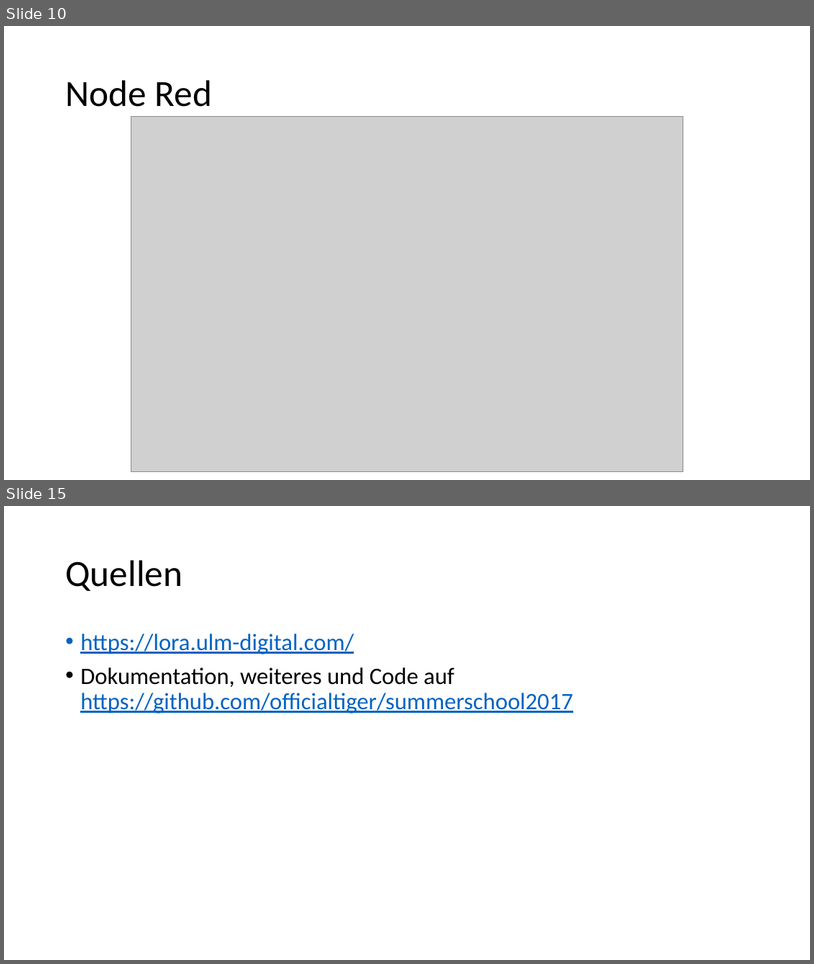
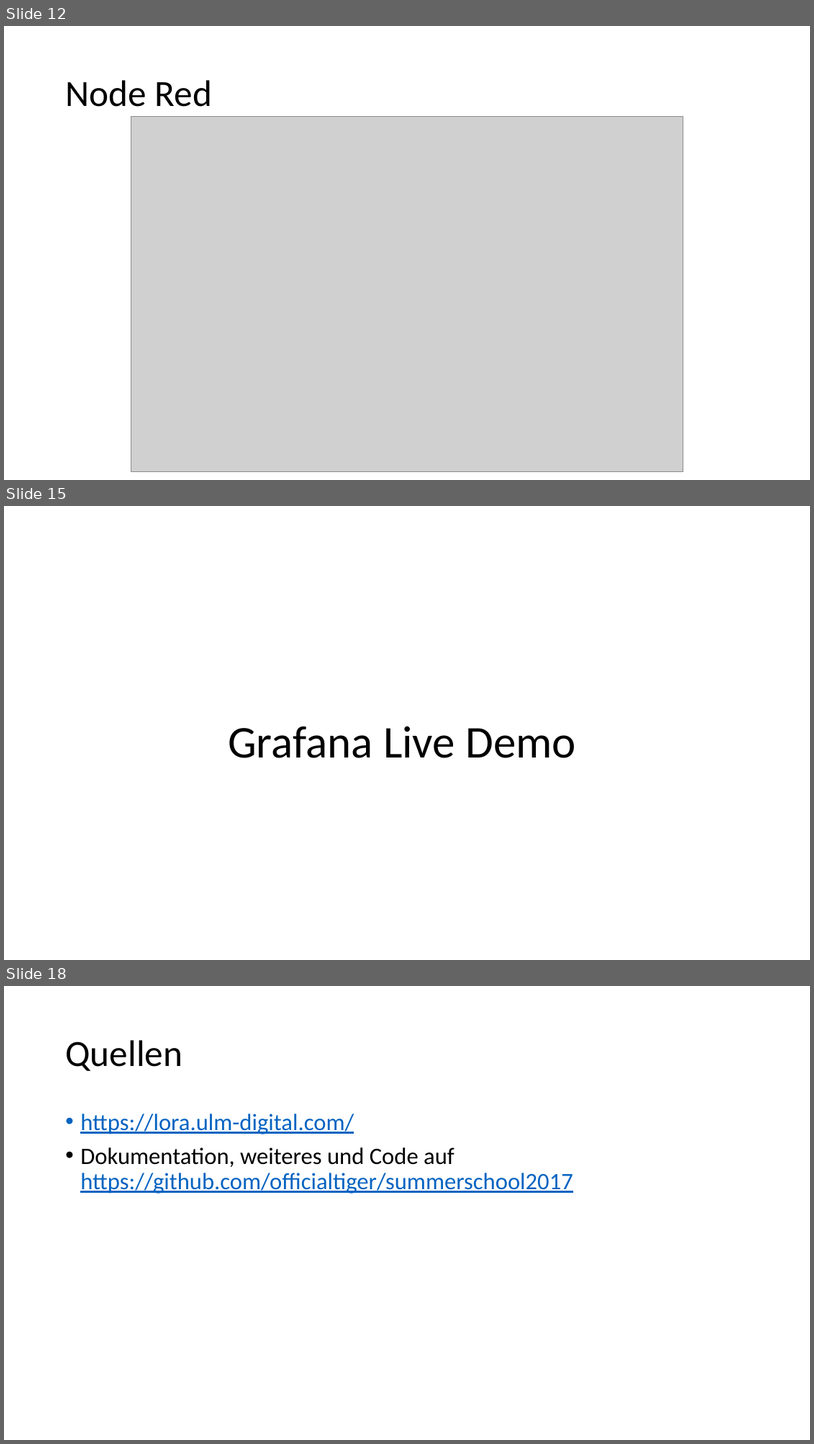
Before and after one commit to wh1tewid0w/summerschool2017, a slide deck: presentations/projectfinal-04-08-17.pptx. Shown one above the other, each under a label of ours: slides 10 and 15 before the commit, slides 12, 15 and 18 after it; the slides between them are not shown. The pictures are 814x964 and 814x1444 pixels, drawn with LibreOffice and Linux fonts; fonts in the diff are those of the drawing; grey boxes stand for pictures; background and template pictures are left out. Boxes give left, top, right and bottom in pixels: in the first picture for what was removed or moved away, otherwise in the second. Text is boxed around its words. In the diff, an @@ line names an element or a change of style, - is before the commit and + after.

```diff
--- a/presentations/projectfinal-04-08-17.pptx
+++ b/presentations/projectfinal-04-08-17.pptx
@@ slide 15 added at (x1=4, y1=506, x2=810, y2=960), background #FFFFFF @@
@@ title added at (x1=228, y1=726, x2=576, y2=758), 54 pt, text #000000 @@
+Grafana Live Demo
@@ what was slide 10 is now slide 12 @@
@@ what was slide 15 is now slide 18 @@
```
Also in this commit, not shown: 6 slides changed, 5 other slides added, 3 slides removed, 2 other files.
